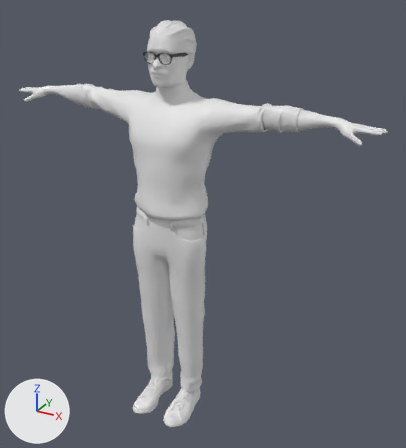
An edit to the glTF model public/files/avatar-6.glb, drawn before and after from the same camera.
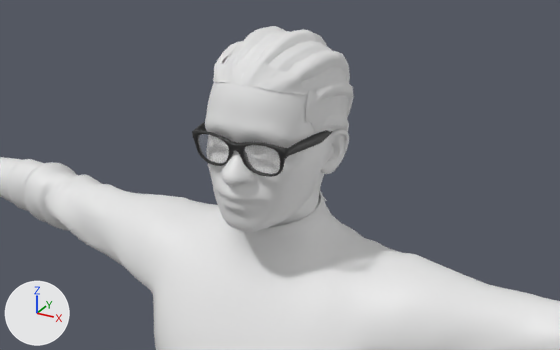
Each version is shown whole from a 50 mm camera at (1.26, -1.994, 2.005) aimed at (0.129, 0.062, 0.977), then close up from a 50 mm camera at (0.48, -0.839, 2.078) aimed at (0.015, 0.007, 1.655). Every picture has the same lights, and +X, +Y and +Z are marked at lower left.

Names of what the first close-up shows: 'avaturn_body', 'avaturn_glasses_0', 'avaturn_glasses_1', 'avaturn_hair_0', 'avaturn_look_0'.
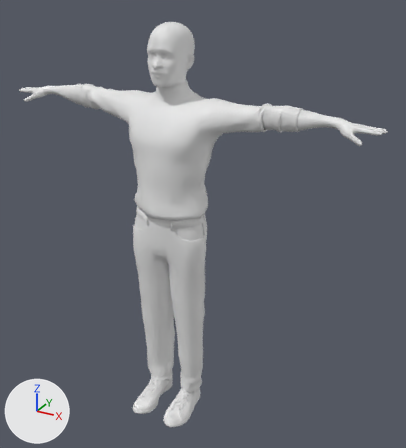
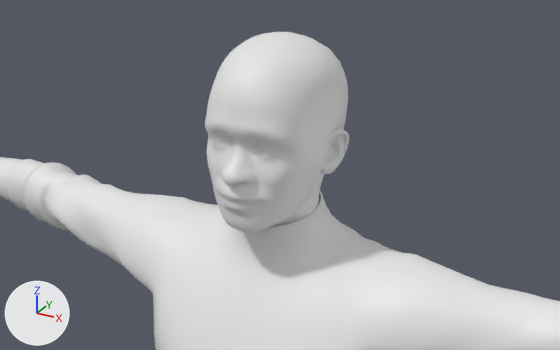
The newer file is also turned or shifted as a whole; pictures and numbers use the older file's frame.

Diff of the bpy script that builds the scene:
```diff
--- a/public/files/avatar-6.glb.py
+++ b/public/files/avatar-6.glb.py
@@ ob_avaturn_glasses_0 @@
-ob_avaturn_glasses_0 = bpy.data.objects.new('avaturn_glasses_0', me_avaturn_glasses_0)
-ob_avaturn_glasses_0.location = (0.0, 0.0, 0.0)
@@ ob_avaturn_glasses_1 @@
-ob_avaturn_glasses_1 = bpy.data.objects.new('avaturn_glasses_1', me_avaturn_glasses_1)
-ob_avaturn_glasses_1.location = (0.0, 0.0, 0.0)
@@ ob_avaturn_hair_0 @@
-ob_avaturn_hair_0 = bpy.data.objects.new('avaturn_hair_0', me_avaturn_hair_0)
-ob_avaturn_hair_0.location = (0.0, 0.0, 0.0)
@@ ob_avaturn_hair_1 @@
-ob_avaturn_hair_1 = bpy.data.objects.new('avaturn_hair_1', me_avaturn_hair_1)
-ob_avaturn_hair_1.location = (0.0, 0.0, 0.0)
```

Pixel boxes [x1, y1, x2, y2] of what changed, in the close-ups (560 x 350 px):
'avaturn_hair_0', deleted
    before: [213, 26, 353, 134]
'avaturn_glasses_1', deleted
    before: [197, 134, 280, 175]
'avaturn_glasses_0', deleted (black)
    before: [192, 122, 332, 177]
